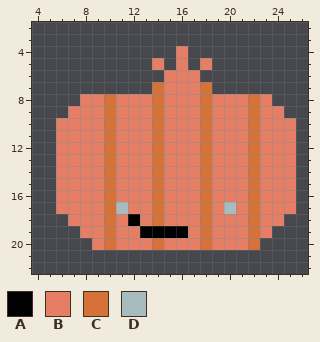
Pixel-art sprite: packages/nouns-img-permutator/assets/layer-3/head-onion.png. That is the earlier state.
The file is 32x32 pixels. Shown: x 4..26, y 2..22.
Palette (. is transparent): A #000000  B #e67e65  C #d57139  D #a8bcc0
The same view after the edit:
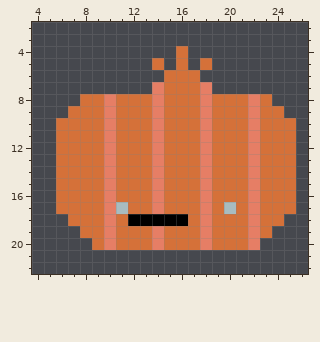
Change:
@@ palette @@
-B #e67e65
+B #d57139
-C #d57139
+C #e67e65
@@ x 11..18 @@
 17 DBBCBBBC
-18 BABCBBBC
-19 BBAAAABC
+18 BAAAAABC
+19 BBBCBBBC
 20 BBBCBBBC
